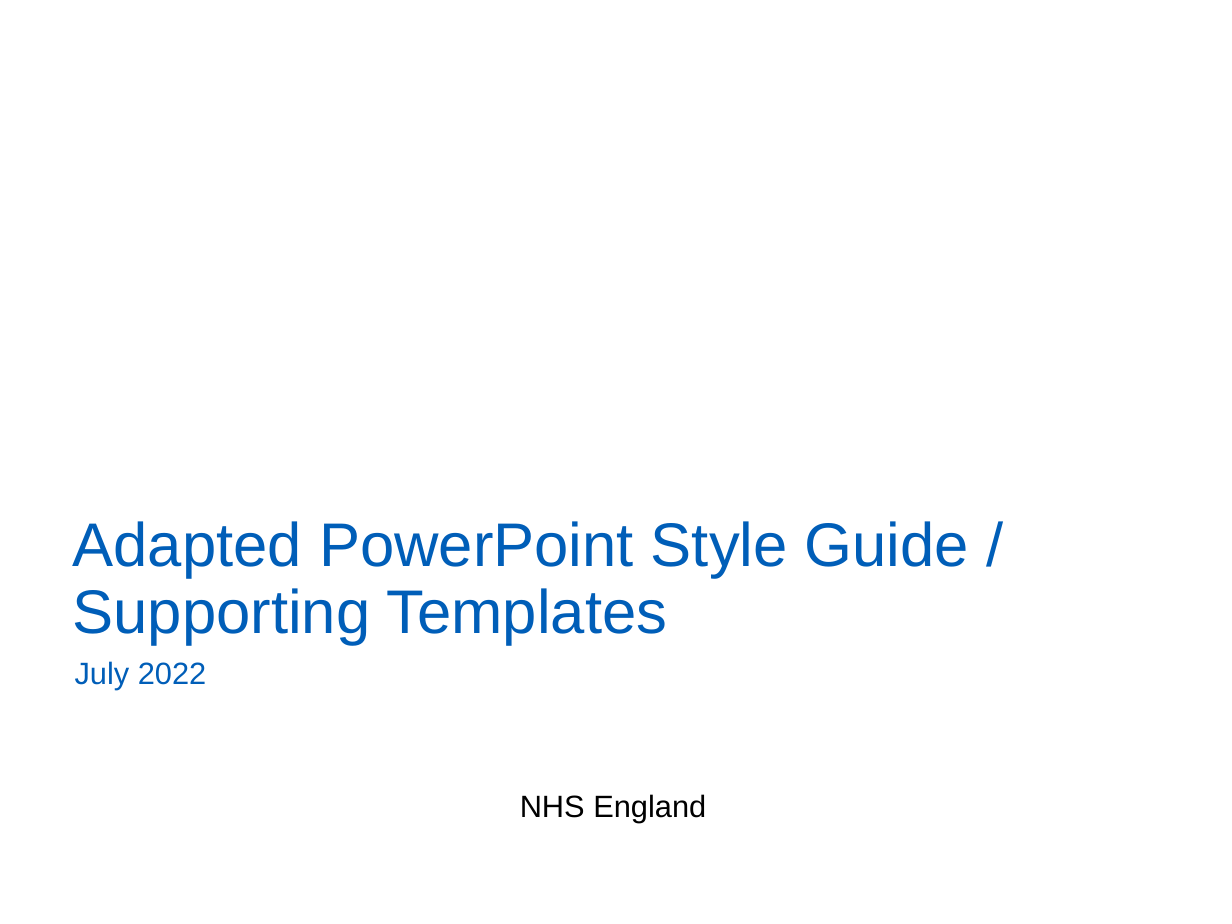
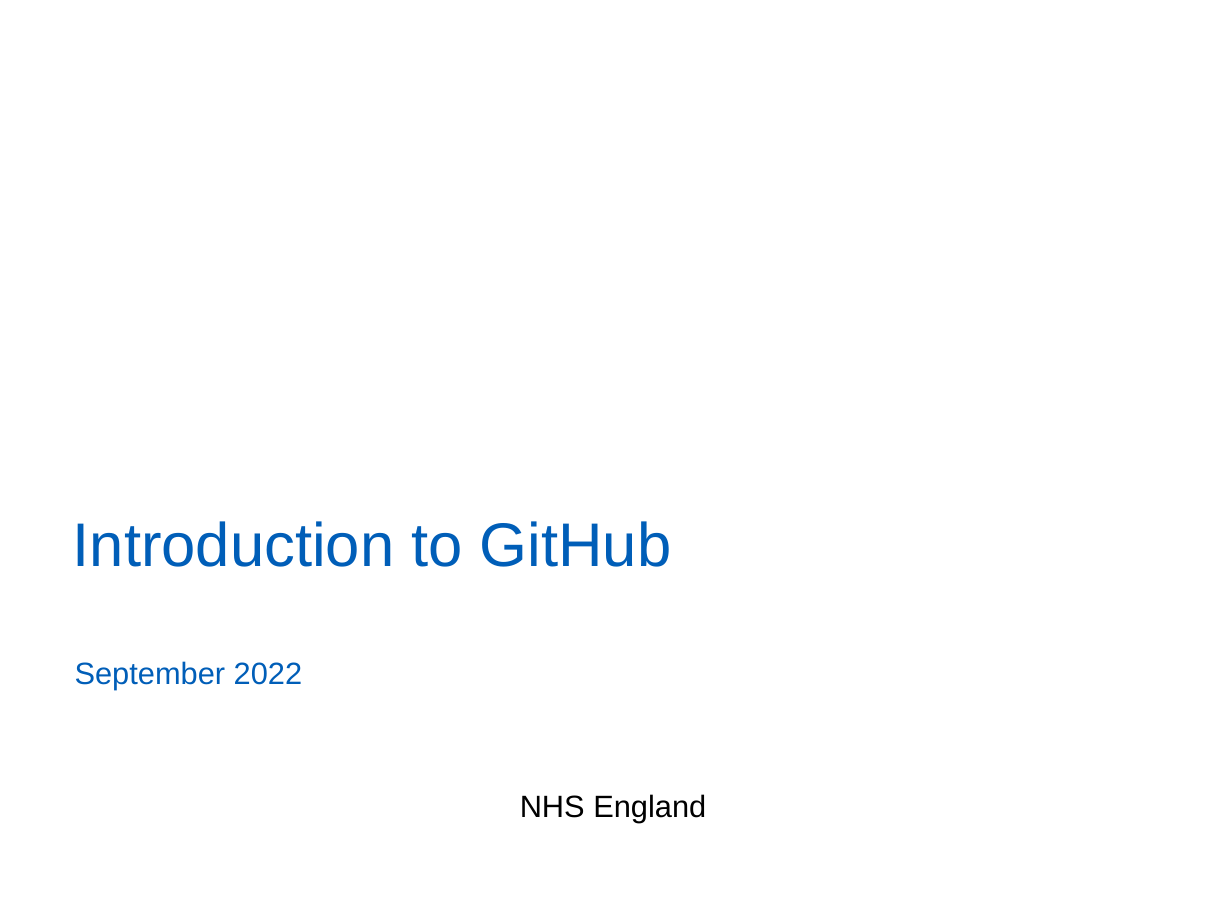
Before and after one commit to willbrooks2/Git_Introduction, a slide deck: slide 1 of GitIntro.pptx. Drawn at 1232x924 pixels with LibreOffice and Linux fonts; fonts in the diff are those of the drawing; background and template pictures are left out. Boxes give left, top, right and bottom in pixels: in the first picture for what was removed or moved away, otherwise in the second. Text is boxed around its words. In the diff, an @@ line names an element or a change of style, - is before the commit and + after.

Commit message:
Changes to PPT

```diff
--- a/GitIntro.pptx
+++ b/GitIntro.pptx
@@ title at [73,521,672,567]: text changed @@
-Adapted PowerPoint Style Guide / Supporting Templates
+Introduction to GitHub
@@ subtitle at [75,661,302,690]: text changed @@
-July 2022
+September 2022
```
Also in this commit, not shown: 1 other slide changed, 2 slides added, 44 slides removed.
